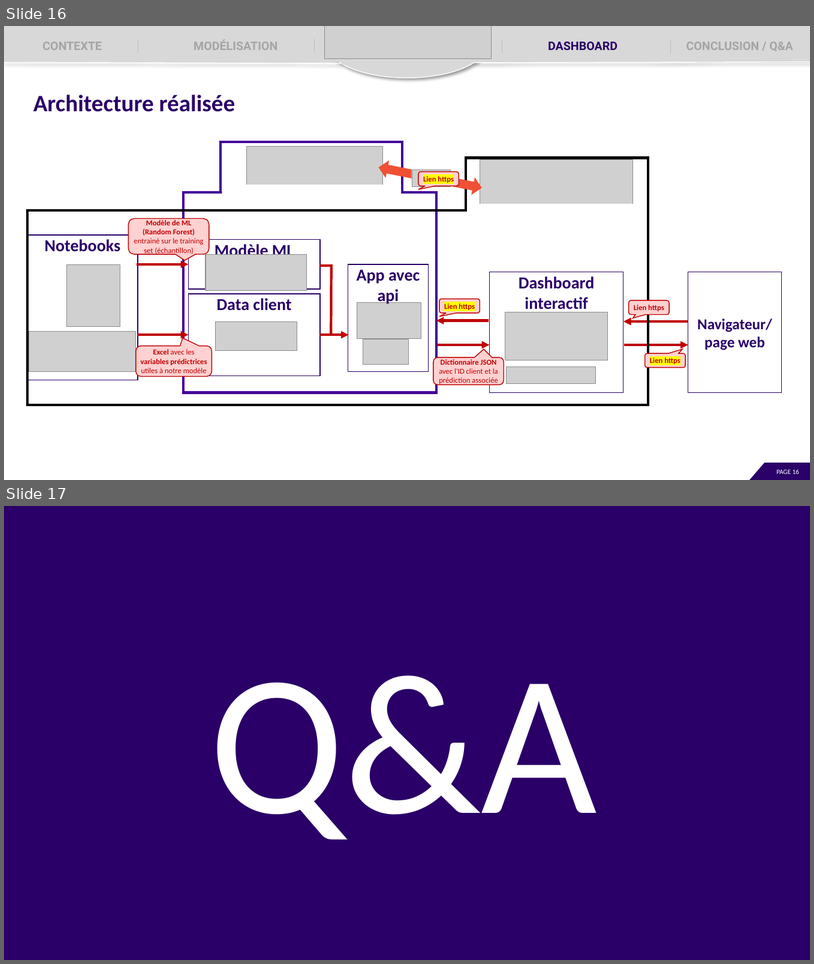
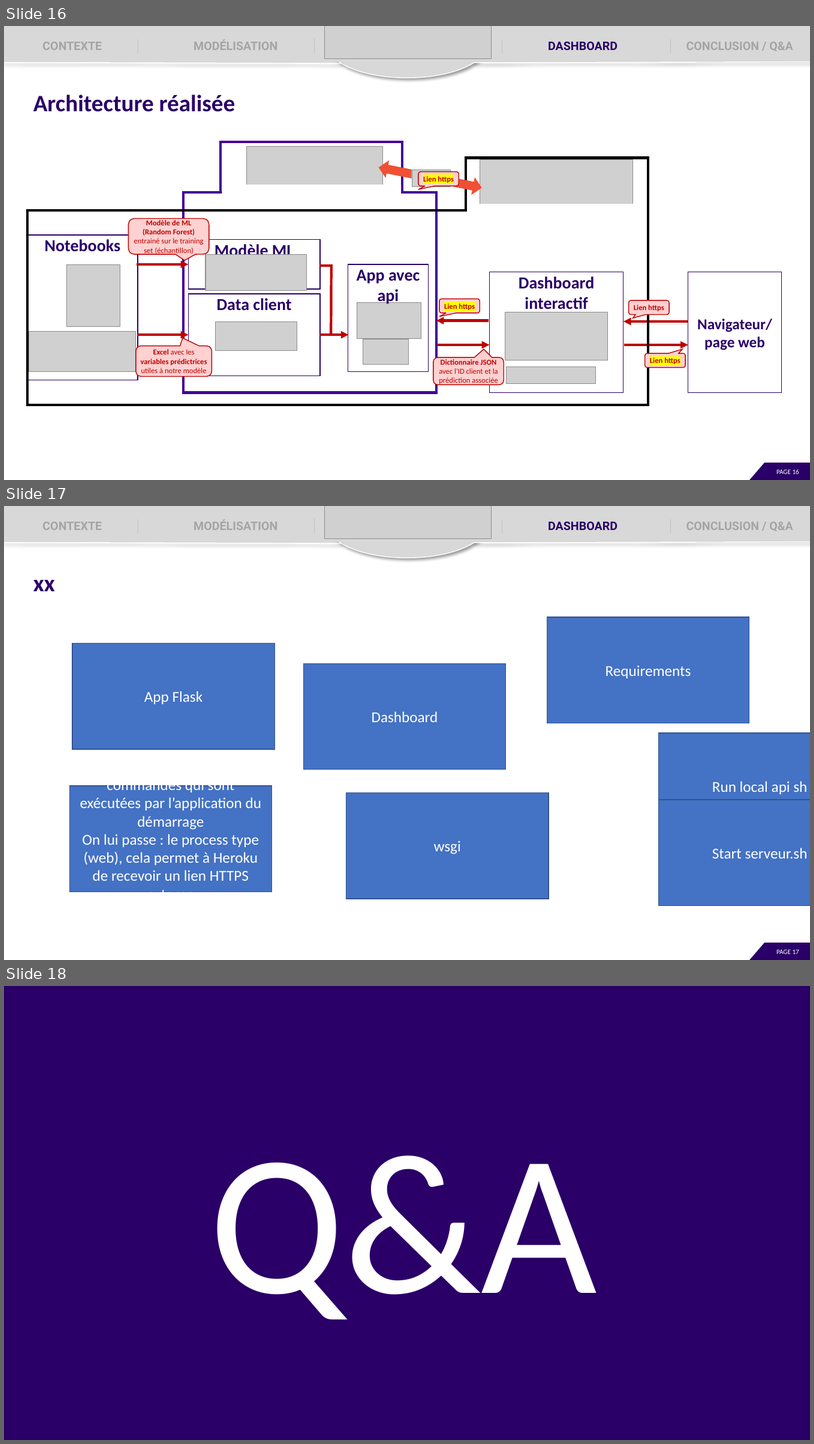
Before and after one commit to EtudiantOC2/implement_scoring_model_v2, a slide deck: evaluation/P7_Presentation.pptx. Shown one above the other, each under a label of ours: slides 16 and 17 before the commit, slides 16, 17 and 18 after it. The pictures are 814x964 and 814x1444 pixels, drawn with LibreOffice and Linux fonts; fonts in the diff are those of the drawing; grey boxes stand for pictures. Boxes give left, top, right and bottom in pixels: in the first picture for what was removed or moved away, otherwise in the second. Text is boxed around its words. In the diff, an @@ line names an element or a change of style, - is before the commit and + after.

```diff
--- a/evaluation/P7_Presentation.pptx
+++ b/evaluation/P7_Presentation.pptx
@@ slide 17 added at (x1=4, y1=506, x2=810, y2=960), background #FFFFFF @@
@@ rectangle added at (x1=4, y1=506, x2=810, y2=542), fill #D7D8D7, outline #D7D8D7 1 pt @@
@@ text added at (x1=42, y1=522, x2=102, y2=530), 14 pt, text #A5A5A5, bold @@
+CONTEXTE
@@ line added from (138, 519) to (138, 533), #BFBFBF 0.5 pt @@
@@ text added at (x1=194, y1=520, x2=278, y2=530), 14 pt, text #A5A5A5, bold @@
+MODÉLISATION
@@ rectangle added at (x1=303, y1=506, x2=511, y2=541), fill #D7D8D7, outline #D7D8D7 1 pt @@
@@ line added from (315, 519) to (315, 532), #BFBFBF 0.5 pt @@
@@ picture added at (x1=324, y1=506, x2=492, y2=538) @@
@@ ellipse added at (x1=327, y1=506, x2=487, y2=558), fill #D7D8D7, outline #FFFFFF 1 pt @@
@@ line added from (503, 519) to (503, 533), #BFBFBF 0.5 pt @@
@@ text added at (x1=548, y1=522, x2=618, y2=530), 14 pt, text #2A0068, bold @@
+DASHBOARD
@@ line added from (671, 519) to (671, 533), #BFBFBF 0.5 pt @@
@@ text added at (x1=687, y1=522, x2=794, y2=531), 14 pt, text #A5A5A5, bold @@
+CONCLUSION / Q&A
@@ line added from (474, 542) to (810, 541), #FFFFFF 1 pt @@
@@ line added from (4, 542) to (341, 544), #FFFFFF 1 pt @@
@@ text added at (x1=33, y1=580, x2=55, y2=591), 28 pt, text #2A0068, bold @@
+xx
@@ rectangle added at (x1=547, y1=617, x2=750, y2=723), fill #4472C4, outline #325491 1 pt, 18 pt, text #FFFFFF @@
+Requirements
@@ rectangle added at (x1=72, y1=643, x2=275, y2=749), fill #4472C4, outline #325491 1 pt, 18 pt, text #FFFFFF @@
+App Flask
@@ rectangle added at (x1=303, y1=663, x2=506, y2=769), fill #4472C4, outline #325491 1 pt, 18 pt, text #FFFFFF @@
+Dashboard
@@ rectangle added at (x1=659, y1=733, x2=810, y2=839), fill #4472C4, outline #325491 1 pt, 18 pt, text #FFFFFF @@
+Run local api sh
@@ rectangle added at (x1=69, y1=786, x2=272, y2=891), fill #4472C4, outline #325491 1 pt, 18 pt, text #FFFFFF @@
+Procfile : spécifie les commandes qui sont exécutées par l’application du démarrage
+On lui passe : le process type (web), cela permet à Heroku de recevoir un lien HTTPS externe
@@ rectangle added at (x1=347, y1=793, x2=549, y2=898), fill #4472C4, outline #325491 1 pt, 18 pt, text #FFFFFF @@
+wsgi
@@ rectangle added at (x1=659, y1=799, x2=810, y2=905), fill #4472C4, outline #325491 1 pt, 18 pt, text #FFFFFF @@
+Start serveur.sh
@@ rectangle added at (x1=750, y1=943, x2=810, y2=960), fill #2A0068, outline #2A0068 1 pt @@
@@ right triangle added at (x1=750, y1=939, x2=767, y2=959), fill #FFFFFF, outline #FFFFFF 1 pt @@
@@ page number added at (x1=777, y1=949, x2=800, y2=954), 8 pt, text #FFFFFF @@
+PAGE 17
@@ what was slide 17 is now slide 18 @@
```
Also in this commit, not shown: 3 other files.
